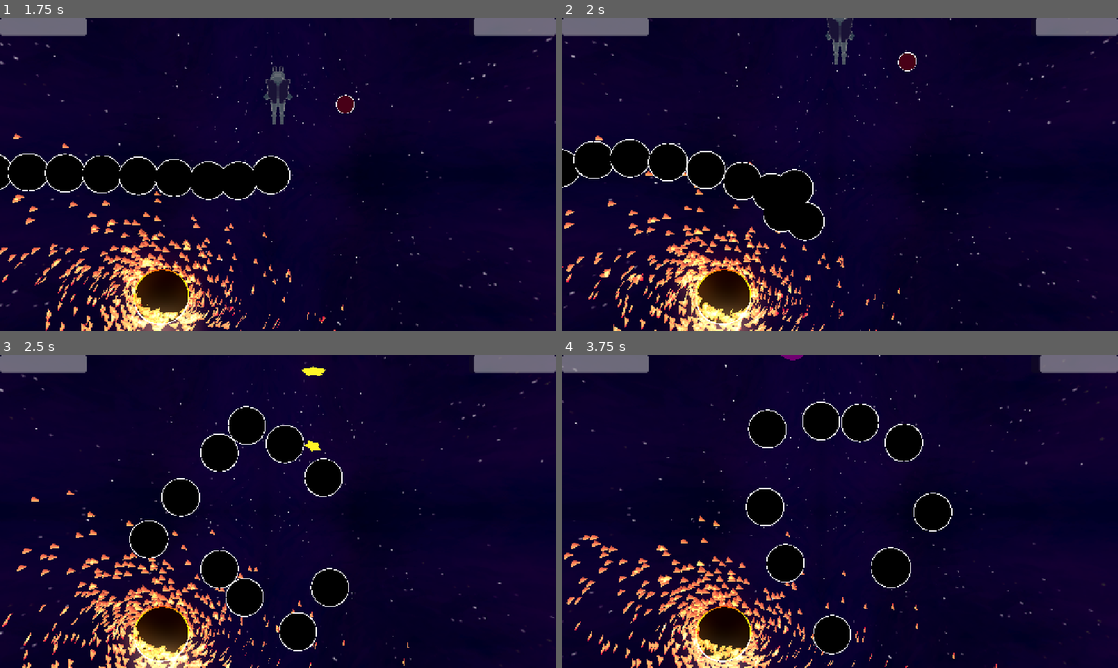
Above: before the commit, frames 1-4 (two rows, left to right).
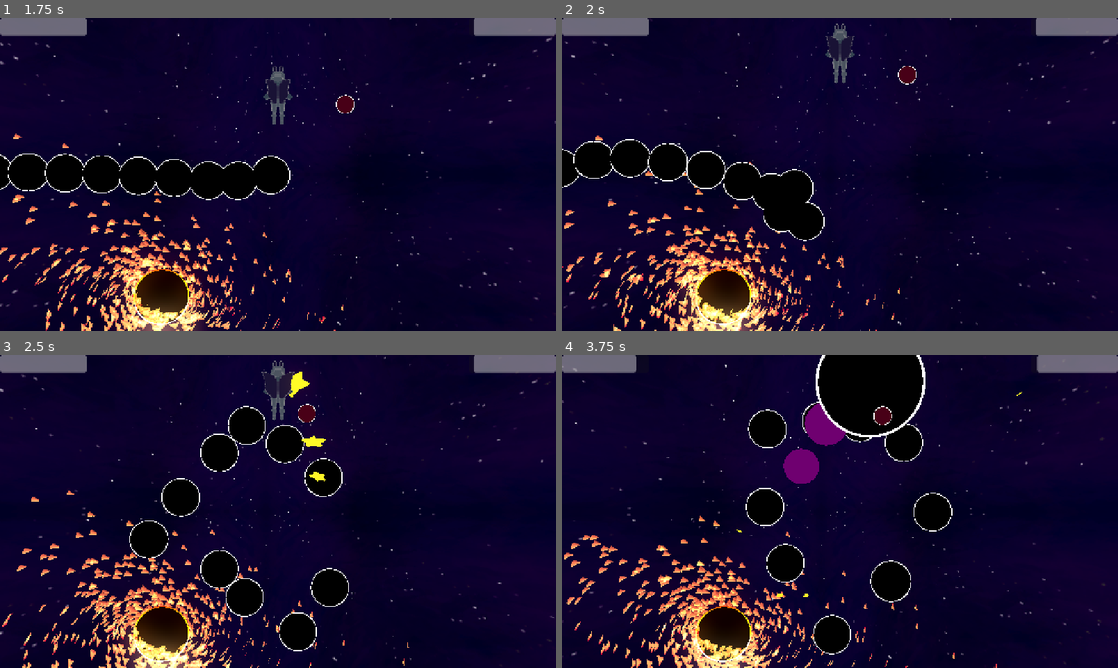
Above: after the commit, the same moments.

Repository: thomaskareka/csce552-3d
Game: Godot game, scene res://scenes/MainMenu.tscn
Same seed, same stepped clock (60 frames per second), same inputs: the game is played once before the commit and once after it.
Inputs (mouse positions are in pixels of both pictures, inside the frame that each line leads up to):
- Up to frame 1 (1.75 s): click "PLAY" at 0.5 s; move the mouse to (305, 174) at 1.27 s; press the mouse at (305, 174) at 1.28 s; hold W (move_up) from 1.28 s (still down)
- Up to frame 2 (2 s): keep holding W (move_up)
- Up to frame 3 (2.5 s): keep holding W (move_up); move the mouse to (250, 511) at 2.02 s; release the mouse at (250, 511) at 2.03 s; right-click (250, 511) at 2.1 s
- Up to frame 4 (3.75 s): keep holding W (move_up); move the mouse to (851, 505) at 2.77 s; press the mouse at (851, 505) at 2.78 s; move the mouse to (834, 517) at 3.52 s; release the mouse at (834, 517) at 3.53 s; right-click (834, 517) at 3.6 s

Frame 1 is identical in both runs. In frame 2, 0.8% of the frame differs, in the area x 47-64%, y 0-22%; in frame 3, 0.9%; in frame 4, 5.9%, in the area x 13-87%, y 0-80%.

Commit message:
player bounds

Diff:
--- a/components/scene_managers/gameplay_manager.gd
+++ b/components/scene_managers/gameplay_manager.gd
@@ -10,7 +10,47 @@
 	pass
 
 func _ready() -> void:
+	_init_bounds()
 	_start_game()
+
+func _init_bounds() -> void:
+	var bounds_max := player_bounds.position + player_bounds.size
+	var center := player_bounds.position + (player_bounds.size * 0.5)
+	var thickness := 1.0
+
+	#left
+	_create_wall(
+		Vector3(player_bounds.position.x - thickness * 0.5, center.y, center.z),
+		Vector3(thickness, player_bounds.size.y + 2.0 * thickness, thickness)
+	)
+	#right
+	_create_wall(
+		Vector3(bounds_max.x + thickness * 0.5, center.y, center.z),
+		Vector3(thickness, player_bounds.size.y + 2.0 * thickness, thickness)
+	)
+	#top
+	_create_wall(
+		Vector3(center.x, bounds_max.y + thickness * 0.5, center.z),
+		Vector3(player_bounds.size.x + 2 * thickness, thickness, thickness)
+	)
+	#bottom
+	_create_wall(
+		Vector3(center.x, player_bounds.position.y - thickness * 0.5, center.z),
+		Vector3(player_bounds.size.x + 2 * thickness, thickness, thickness)
+	)
+
+func _create_wall(pos: Vector3, size: Vector3) -> void:
+	var wall := StaticBody3D.new()
+	add_child(wall)
+	wall.transform.origin = pos
+
+	var cs = CollisionShape3D.new()
+	wall.add_child(cs)
+
+	var shape := BoxShape3D.new()
+	shape.size = size
+	cs.shape = shape
+
 
 func _start_game() -> void:
 	for hs: HealthSystem in get_tree().get_nodes_in_group("health_system"):
